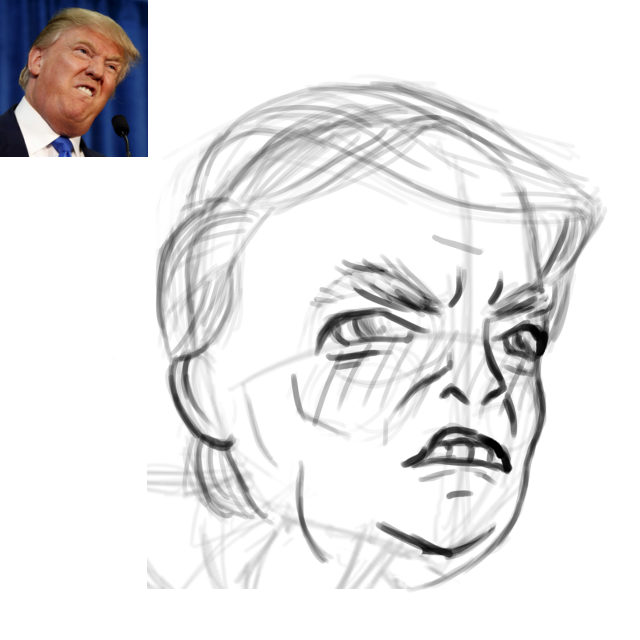
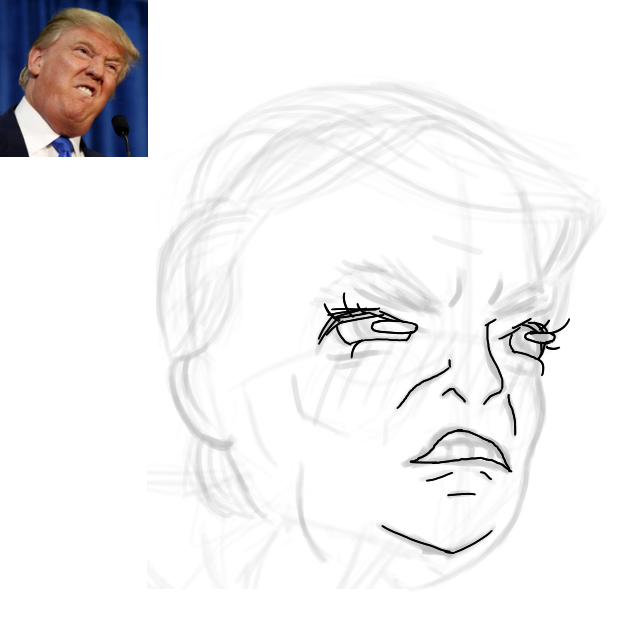
The second 640 × 640 image is a revision of the first. Changes to its layers:
added layer "lines" above "Layer 4" over box(256, 256, 576, 576)
"Layer 4": opacity 100% → 26%, painted on it over box(147, 74, 607, 593)
"Layer 4(pasted)": opacity 33% → 9% over box(147, 74, 595, 593)
